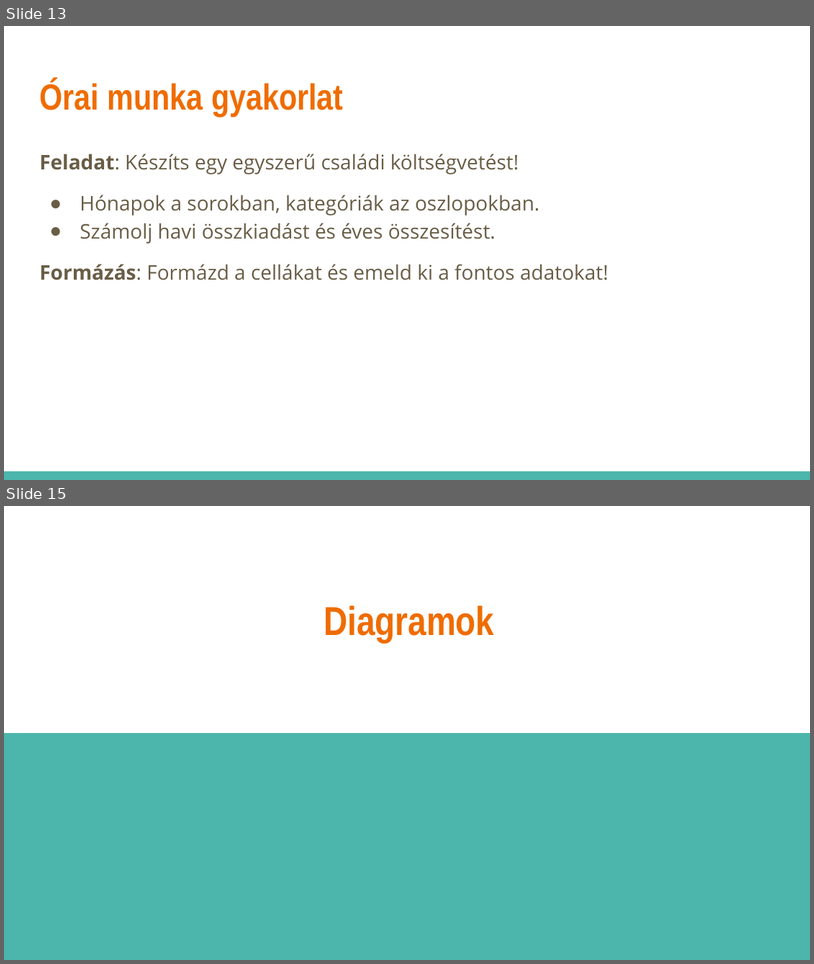
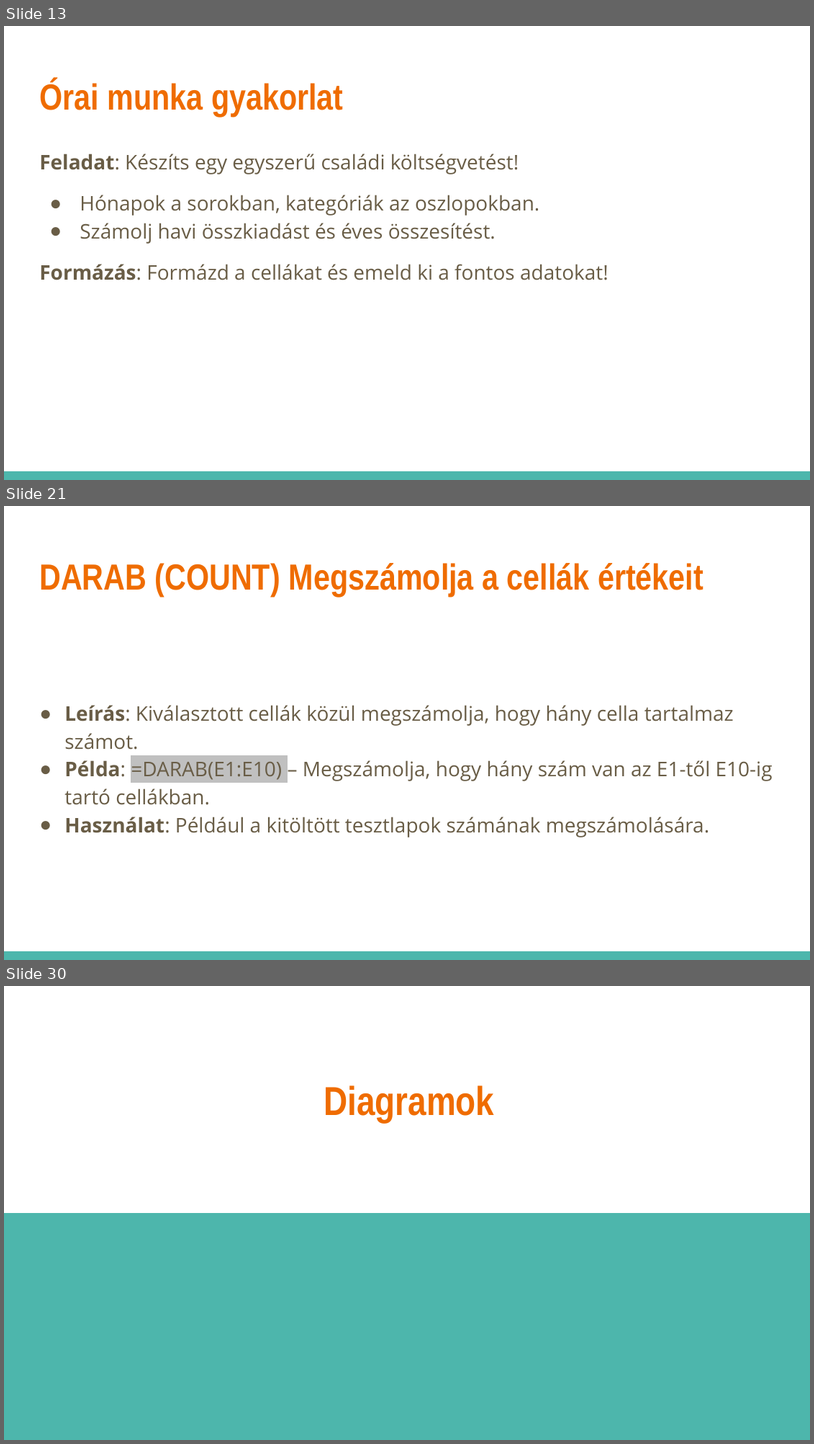
Before and after one commit to pisti72/infoka, a slide deck: excel/Táblázatkezelés.pptx. Shown one above the other, each under a label of ours: slides 13 and 15 before the commit, slides 13, 21 and 30 after it; the slides between them are not shown. The pictures are 814x964 and 814x1444 pixels, drawn with LibreOffice and Linux fonts; fonts in the diff are those of the drawing. Boxes give left, top, right and bottom in pixels: in the first picture for what was removed or moved away, otherwise in the second. Text is boxed around its words. In the diff, an @@ line names an element or a change of style, - is before the commit and + after.

```diff
--- a/excel/Táblázatkezelés.pptx
+++ b/excel/Táblázatkezelés.pptx
@@ slide 21 added at (x1=4, y1=506, x2=810, y2=960), background #FFFFFF; not listed: 1 template element that a slide beside it also shows @@
@@ title added at (x1=39, y1=563, x2=704, y2=597), 32.4 pt, text #EF6C00, bold @@
+DARAB (COUNT) Megszámolja a cellák értékeit
@@ text added at (x1=64, y1=705, x2=773, y2=837), 18 pt, text #695D46 @@
+● Leírás: Kiválasztott cellák közül megszámolja, hogy hány cella tartalmaz számot.
+● Példa: =DARAB(E1:E10) – Megszámolja, hogy hány szám van az E1-től E10-ig tartó cellákban.
+● Használat: Például a kitöltött tesztlapok számának megszámolására.
@@ what was slide 15 is now slide 30 @@
```
Also in this commit, not shown: 5 slides changed, 14 other slides added.
